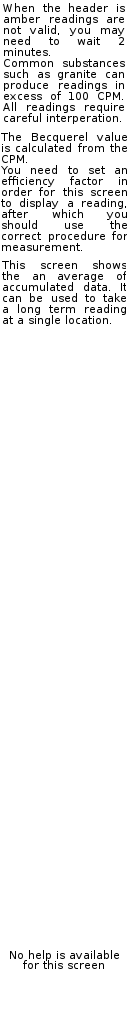
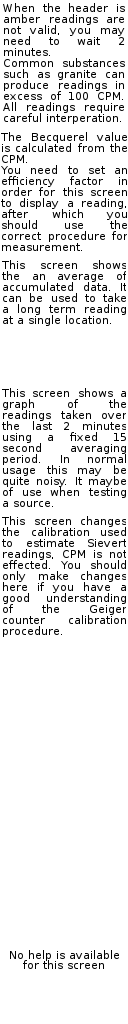
Layers edited between the first and the second w=128, h=1024 image:
added layer "This screen changes the calibr..." above "This screen shows a graph of t..." over left=2, top=516, right=126, bottom=637
added layer "This screen shows a graph of t..." above "This screen shows the an avera..." over left=2, top=388, right=126, bottom=507
